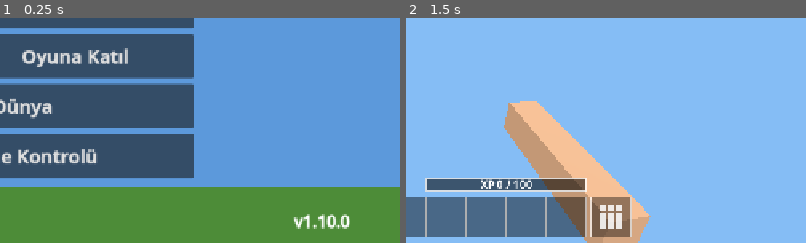
Above: before the commit, frames 1-2 (left to right).
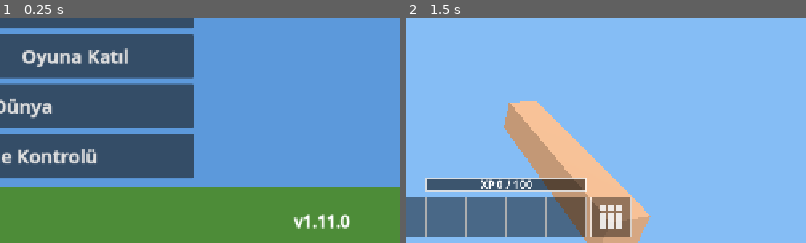
Above: after the commit, the same moments.

Repository: ozguryilmazz/CraftMine
Game: Godot game, scene res://scenes/main_menu.tscn
The game is run twice, just before and just after one commit, with the same random seed, the same clock (stepped at 60 frames per second) and the same inputs.
Inputs (mouse positions are % of the whole screen's width and height, from its top left):
- Up to frame 1 (0.25 s): no input
- Up to frame 2 (1.5 s): click (35, 58) at 0.52 s; type "12" at 0.6 s; click "Tek Oyunculu" at 1.25 s
The pictures show only the part of the screen within x 50-100%, y 50-100%; the shares and areas given below are measured in that part.

The runs differ from the first frame. In frame 1, 0.1% of the frame differs, in the area x 81-84%, y 87-94%; in frame 2, nothing differs.

Commit message:
Süreli iksirler, etkin iksir göstergesi ve ölümsüzlük totemi (v1.11.0)
Co-Authored-By: Claude Fable 5.2 <noreply@anthropic.com>

Diff:
--- a/project.godot
+++ b/project.godot
@@ -7,7 +7,7 @@
 [application]
 
 config/name="CraftMine"
-config/version="1.10.0"
+config/version="1.11.0"
 run/main_scene="res://scenes/main_menu.tscn"
 config/features=PackedStringArray("4.5", "GL Compatibility")
 boot_splash/bg_color=Color(0.12, 0.16, 0.22, 1)
--- a/scripts/game.gd
+++ b/scripts/game.gd
@@ -405,9 +405,19 @@
 	player.swing_once()
 
 
-## Eldeki eşya tüketilebiliyorsa (yiyecek) kullanır. Kullanıldıysa true döner.
+## Eldeki eşya tüketilebiliyorsa (yiyecek, iksir) kullanır. Kullanıldıysa true döner.
 func _use_item() -> bool:
 	var id := inv.id_at(selected)
+	if Items.kind(id) == "potion":
+		# Süreli iksir: statı 5 dakikalığına artırır; aynı iksir tekrar içilirse süre yenilenir.
+		var stat := str(Items.prop(id, "stat", ""))
+		var amount := int(Items.prop(id, "amount", 0))
+		var time := float(Items.prop(id, "time", 300.0))
+		stats.add_buff(stat, amount, time)
+		inv.take(selected, 1)
+		player.swing_once()
+		toast("%s: %s +%d (%d dakika)" % [Items.item_name(id), PlayerStats.STAT_NAMES[stat], amount, roundi(time / 60.0)])
+		return true
 	if Items.kind(id) != "food":
 		return false
 	if stats.hp < stats.max_hp():
@@ -653,7 +663,17 @@
 		return
 	hurt_flash = 1.0
 	if stats.damage(amount):
-		_die()
+		var totem := inv.find(Items.TOTEM)
+		if totem >= 0:
+			# Ölümsüzlük totemi: ölümü bir kez engeller, canı doldurur, ceza uygulanmaz.
+			inv.take(totem, 1)
+			stats.hp = float(stats.max_hp())
+			for m in mobs:
+				if is_instance_valid(m):
+					m.calm()
+			toast("Ölümsüzlük Totemi seni kurtardı!")
+		else:
+			_die()
 
 
 ## Ölüm: tüm eşyalar yok olur, XP ve level sıfırlanır, her stattan 1 puan düşer, oyuncu başlangıç noktasında doğar.
--- a/scripts/inventory.gd
+++ b/scripts/inventory.gd
@@ -107,6 +107,14 @@
 	return false
 
 
+## Eşyanın bulunduğu ilk yuva (ana envanterde); yoksa -1.
+func find(id: int) -> int:
+	for i in SIZE:
+		if counts[i] > 0 and ids[i] == id:
+			return i
+	return -1
+
+
 ## Ekipman yuvasına (0..3) bu eşya takılabilir mi?
 static func fits_equip(eq: int, id: int) -> bool:
 	return Items.kind(id) == EQUIP_KINDS[eq]
--- a/scripts/ui/hud.gd
+++ b/scripts/ui/hud.gd
@@ -241,6 +241,7 @@
 		draw_string(_font, Vector2(0, sel.position.y - 40.0), held_name, HORIZONTAL_ALIGNMENT_CENTER, size.x, 24, white)
 	_draw_health()
 	_draw_level()
+	_draw_buffs()
 	if game.toast_timer > 0.0:
 		var ta := clampf(game.toast_timer, 0.0, 1.0)
 		draw_string(_font, Vector2(2, 112.0), game.toast_text, HORIZONTAL_ALIGNMENT_CENTER, size.x, 30, Color(0, 0, 0, 0.7 * ta))
@@ -289,6 +290,23 @@
 	draw_rect(Rect2(bar.position, Vector2(bar.size.x * f, bar.size.y)), Color(0.85, 0.12, 0.12))
 	draw_rect(bar, Color(1, 1, 1, 0.8), false, 2.0)
 	draw_string(_font, Vector2(bar.position.x, bar.position.y + 17.0), "%d / %d" % [ceili(st.hp), int(full)], HORIZONTAL_ALIGNMENT_CENTER, bar.size.x, 17, Color.WHITE)
+
+
+## Etkin iksirler: sol üstte, menü butonunun altında kalan süreleriyle listelenir.
+func _draw_buffs() -> void:
+	var st: PlayerStats = game.stats
+	var y := 104.0
+	for stat: String in PlayerStats.STATS:
+		if not st.buffs.has(stat):
+			continue
+		var left := ceili(float(st.buffs[stat][1]))
+		var text := "%s +%d   %d:%02d" % [PlayerStats.STAT_NAMES[stat], int(st.buffs[stat][0]), left / 60, left % 60]
+		var col: Color = {"attack": Color(1.0, 0.45, 0.4), "intel": Color(0.55, 0.65, 1.0), "health": Color(0.5, 0.95, 0.55), "speed": Color(1.0, 0.9, 0.4)}[stat]
+		if left <= 10 and left % 2 == 0:
+			col.a = 0.45   # bitmek üzere: yanıp söner
+		draw_rect(Rect2(14.0, y - 22.0, 250.0, 30.0), Color(0, 0, 0, 0.4))
+		draw_string(_font, Vector2(22.0, y), text, HORIZONTAL_ALIGNMENT_LEFT, -1, 20, col)
+		y += 34.0
 
 
 ## XP çubuğu (hotbar'ın sağ üstünde) ve karakter butonu.
--- a/tests/shot.gd
+++ b/tests/shot.gd
@@ -322,6 +322,34 @@
 	print("fall damage does not wear armor: helmet dur=", game.inv.dur_at(Inventory.SIZE))
 	game.stats.hp = float(game.stats.max_hp())
 
+	# İksirler ve totem
+	game.inv.clear()
+	game.inv.set_slot(0, Items.POTION_ATTACK, 2)
+	game.inv.set_slot(1, Items.POTION_DEFENSE, 1)
+	game.inv.set_slot(2, Items.POTION_SPEED, 1)
+	game.inv.set_slot(3, Items.POTION_INT, 1)
+	var dmg0: int = game.stats.hit_damage()
+	for i in 4:
+		game.select_slot(i)
+		game._use_item()
+	game.select_slot(0)
+	game._use_item()
+	await get_tree().create_timer(0.5).timeout
+	print("potions: damage ", dmg0, " -> ", game.stats.hit_damage(), " max_hp=", game.stats.max_hp(), " speed_mult=", player.speed_mult, " crit=", game.stats.crit_chance(),
+		" attack potions left=", game.inv.counts[0], " buffs=", game.stats.buffs.size(), " toast=", game.toast_text)
+	await _shot("19_potions")
+	game.stats.tick(301.0)
+	print("after 5 min: damage=", game.stats.hit_damage(), " max_hp=", game.stats.max_hp(), " buffs=", game.stats.buffs.size())
+	game.inv.set_slot(20, Items.TOTEM, 1)
+	game.inv.set_slot(5, Blocks.COBBLE, 9)
+	game.stats.add_xp(40)
+	game.hurt(999)
+	await get_tree().process_frame
+	print("totem: hp=", game.stats.hp, "/", game.stats.max_hp(), " totem left=", game.inv.find(Items.TOTEM), " cobble kept=", game.inv.counts[5], " xp kept=", game.stats.xp, " death_timer=", game.death_timer, " toast=", game.toast_text)
+	game.inv.clear()
+	game.inv.set_slot(0, Items.SWORD_WOOD, 1)
+	game.select_slot(0)
+
 	# Karakter ekranı: XP kazan, level atla, puan dağıt
 	game.add_xp(250)
 	game.open_stats()
--- a/version.json
+++ b/version.json
@@ -1,4 +1,4 @@
 {
-  "version": "1.10.0",
-  "version_code": 13
+  "version": "1.11.0",
+  "version_code": 14
 }
Not shown, changed: export_presets.cfg
